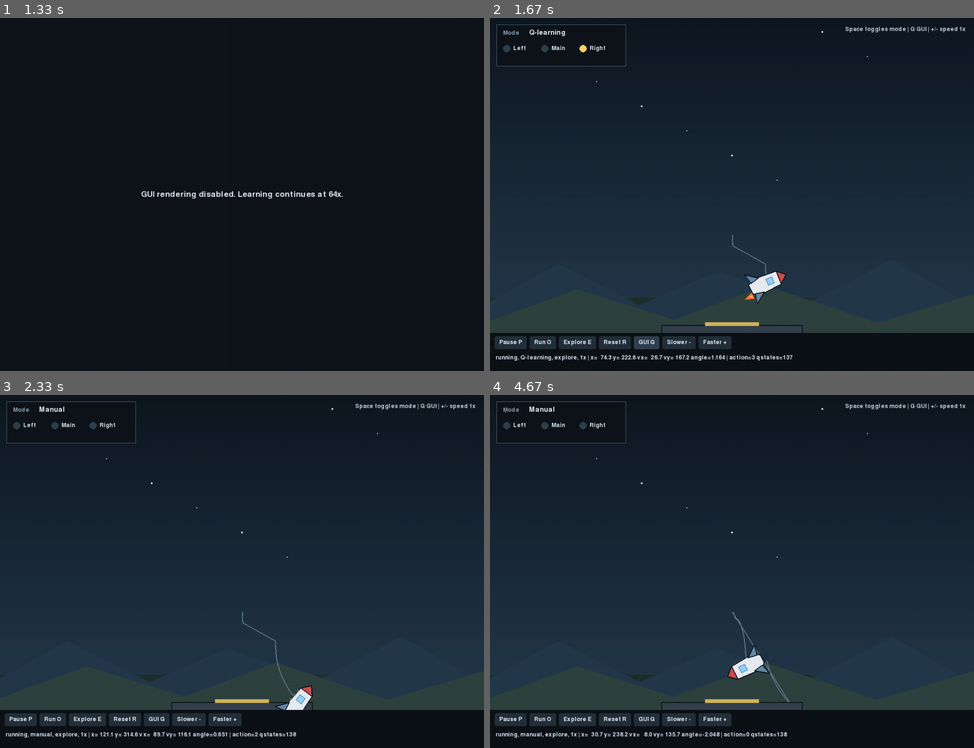
Above: before the commit, frames 1-4 (two rows, left to right).
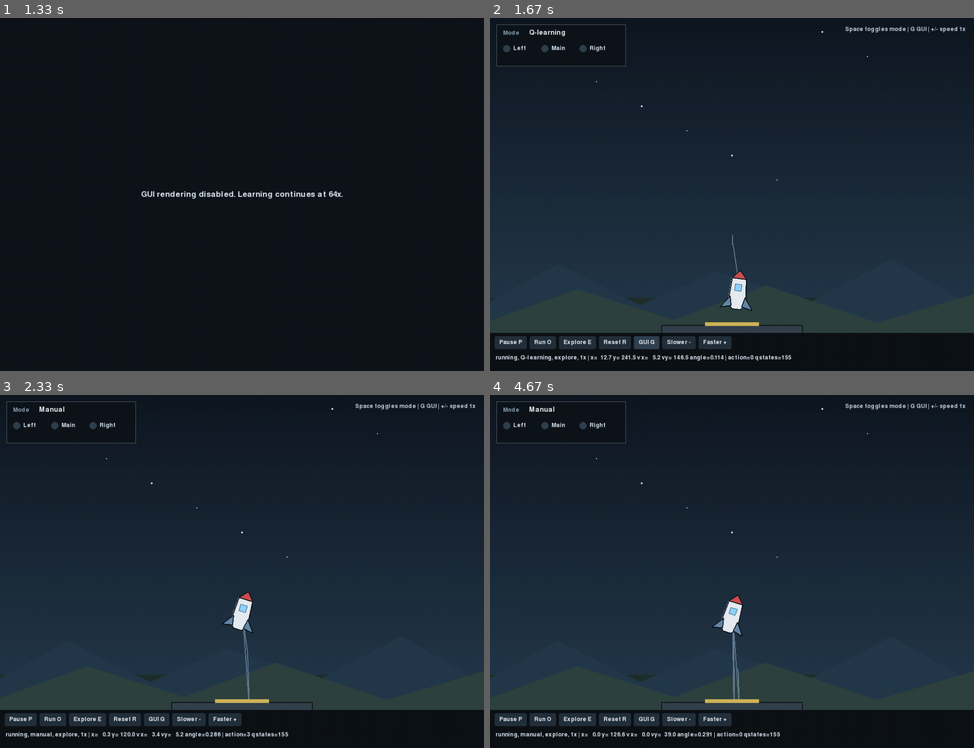
Above: after the commit, the same moments.

Repository: MiguelGavito/TDDC17
Game: pygame game, started from lab5-ReinforcementLearning/excercise/simulator.py
The game is run twice, just before and just after one commit, with the same random seed, the same clock (stepped at 60 frames per second) and the same inputs.
Inputs (mouse positions are in pixels of both pictures, inside the frame that each line leads up to):
- Up to frame 1 (1.33 s): tap Space at 0.33 s; click "GUI G" at 0.72 s; tap Enter at 1 s
- Up to frame 2 (1.67 s): tap G at 1.37 s
- Up to frame 3 (2.33 s): click (251, 451) at 1.92 s; tap Space at 2.27 s
- Up to frame 4 (4.67 s): tap Space at 2.57, 2.77, 3.1, 3.4, 4.17, 4.5 s; tap E at 3.18, 4.58 s

Frame 1 is identical in both runs. In frame 2, 1.2% of the frame differs, in the area x 18-63%, y 7-98%; in frame 3, 1.2%; in frame 4, 1.3%, in the area x 20-62%, y 56-98%.

Commit message:
reward and state hover completes

Diff:
--- a/lab5-ReinforcementLearning/excercise/state_and_reward.py
+++ b/lab5-ReinforcementLearning/excercise/state_and_reward.py
@@ -89,35 +89,43 @@
         """Reward function for the full hover controller."""
 
         # Exercise 4b: Return a reward for hovering.
-        reward = 0
-        reward_angle = 0
-        reward_vx = 0
-        reward_vy = 0
+        a = abs(angle)
+        x = abs(vx)
+        y = abs(vy)
 
-        if abs(angle) < 0.2:
-            reward_angle = 20
-        elif abs(angle) < 0.6:
-            reward_angle = 10
+        # Angle should dominate (prevent flip)
+        if a < 0.15:
+            r_angle = 40
+        elif a < 0.35:
+            r_angle = 25
+        elif a < 0.7:
+            r_angle = 10
+        elif a < 1.1:
+            r_angle = -10
         else:
-            reward_angle = 0
+            r_angle = -35
 
-        if abs(vx) < 5:
-            reward_vx = 20
-        elif abs(vx) < 20:
-            reward_vx = 0
+        # Horizontal stability
+        if x < 4:
+            r_vx = 12
+        elif x < 12:
+            r_vx = 6
+        elif x < 25:
+            r_vx = 0
         else:
-            reward_vx = 0
+            r_vx = -8
 
-        if abs(vy) < 5:
-            reward_vy = 20
-        elif abs(vy) < 20:
-            reward_vy = 0
+        # Vertical stability (hover => near zero, not just negative)
+        if y < 4:
+            r_vy = 12
+        elif y < 12:
+            r_vy = 6
+        elif y < 25:
+            r_vy = 0
         else:
-            reward_vy = 0
+            r_vy = -10
 
-        reward = reward_vx + reward_angle + reward_vy
-
-        return reward
+        return r_angle + r_vx + r_vy
 
     @staticmethod
     def discretize(value, nr_values, min_value, max_value):
